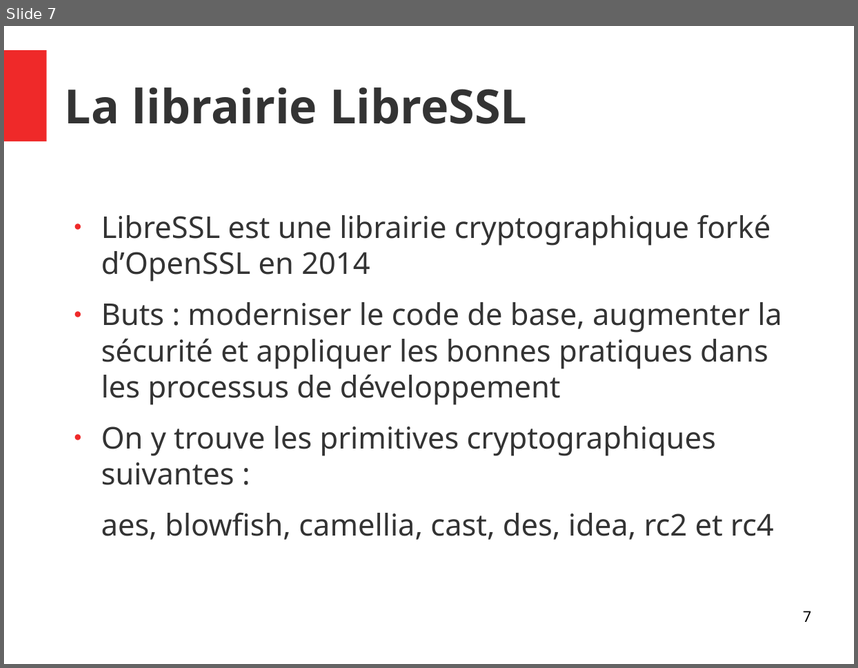
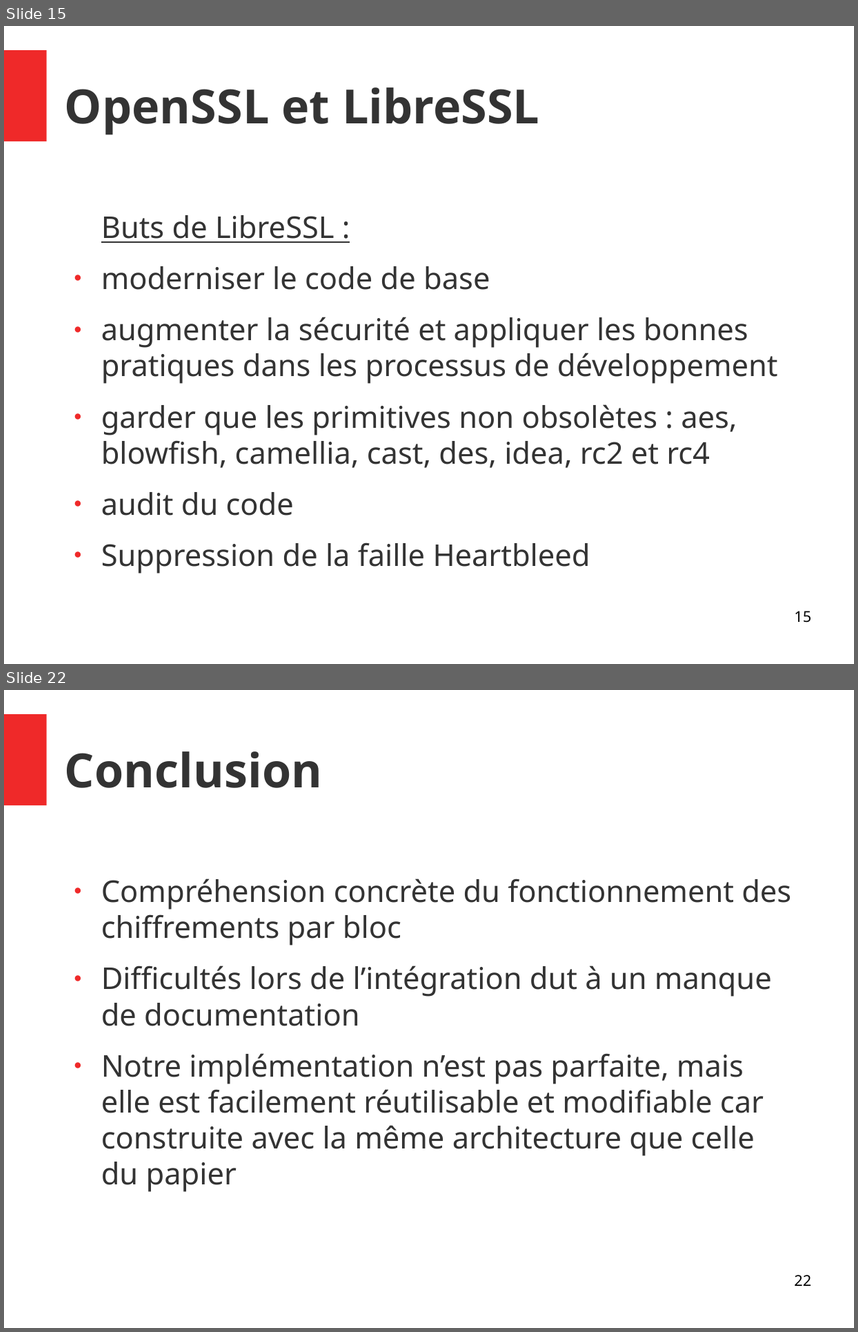
Before and after one commit to Allard-Chris/Aria, a slide deck: docs/[M2CSI]_ICP_Aria_Allard_Aulagnier.odp. Shown one above the other, each under a label of ours: slide 7 before the commit, slides 15 and 22 after it; the slides between them are not shown. The pictures are 858x668 and 858x1332 pixels, drawn with LibreOffice and Linux fonts; fonts in the diff are those of the drawing. Boxes give left, top, right and bottom in pixels: in the first picture for what was removed or moved away, otherwise in the second. Text is boxed around its words. In the diff, an @@ line names an element or a change of style, - is before the commit and + after.

```diff
--- a/docs/[M2CSI]_ICP_Aria_Allard_Aulagnier.odp
+++ b/docs/[M2CSI]_ICP_Aria_Allard_Aulagnier.odp
@@ slide 22 added at (4, 690, 854, 1328), background #FFFFFF; not listed: 1 template element that a slide beside it also shows @@
@@ title added at (65, 751, 322, 788), 44 pt, text #333333, bold @@
+Conclusion
@@ text added at (101, 878, 791, 1192), 28 pt, text #333333 @@
+● Compréhension concrète du fonctionnement des chiffrements par bloc
+● Difficultés lors de l’intégration dut à un manque de documentation
+● Notre implémentation n’est pas parfaite, mais elle est facilement réutilisable et modifiable car construite avec la même architecture que celle du papier
@@ page number added at (794, 1274, 811, 1285), 14 pt, text #000000 @@
+22
@@ what was slide 7 is now slide 15 @@
@@ slide 15 changed as well @@
@@ title at (65, 87, 539, 135): text changed @@
-La librairie LibreSSL
+OpenSSL et LibreSSL
@@ text at (101, 215, 778, 573): text changed @@
-● LibreSSL est une librairie cryptographique forké d’OpenSSL en 2014
-● Buts : moderniser le code de base, augmenter la sécurité et appliquer les bonnes pratiques dans les processus de développement
-● On y trouve les primitives cryptographiques suivantes :
-aes, blowfish, camellia, cast, des, idea, rc2 et rc4
+Buts de LibreSSL :
+● moderniser le code de base
+● augmenter la sécurité et appliquer les bonnes pratiques dans les processus de développement
+● garder que les primitives non obsolètes : aes, blowfish, camellia, cast, des, idea, rc2 et rc4
+● audit du code
+● Suppression de la faille Heartbleed
@@ page number at (794, 610, 811, 622): text changed @@
-7
+15
```
Also in this commit, not shown: 6 other slides changed, 14 other slides added, 3 slides removed, 3 other files.
